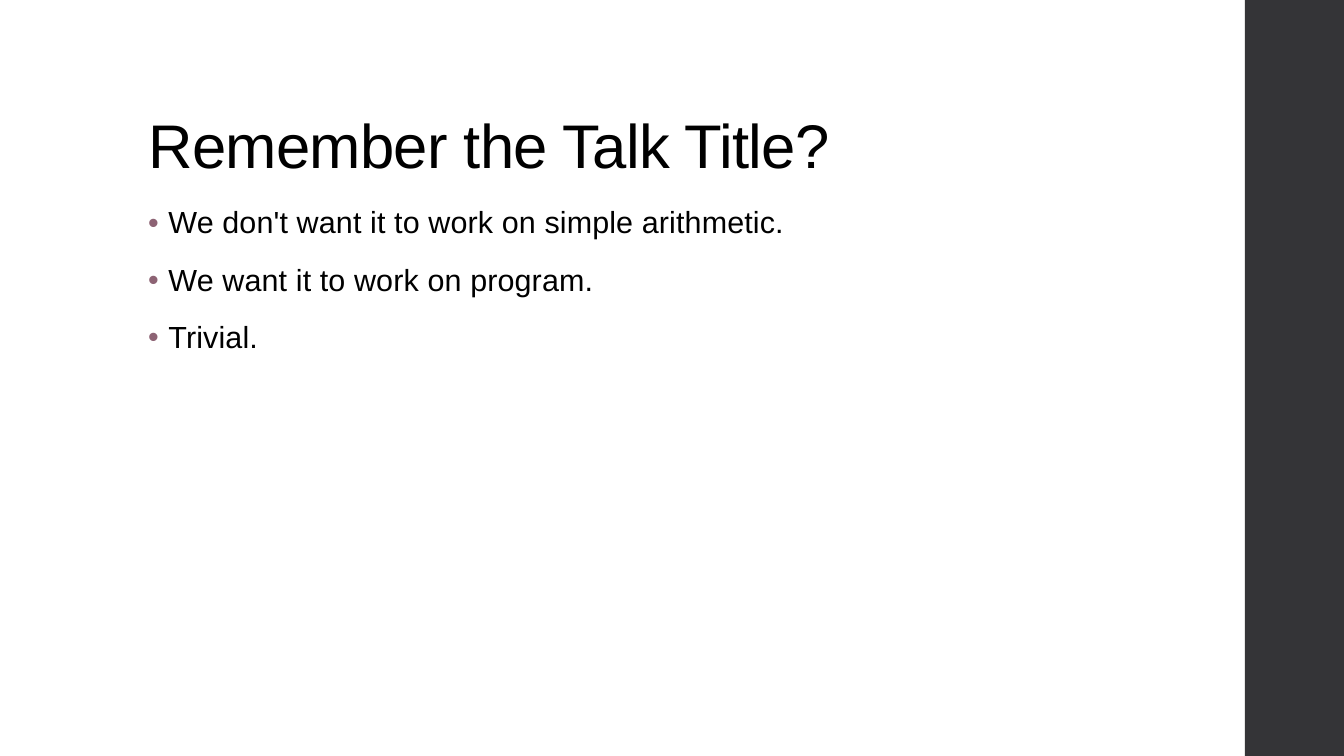
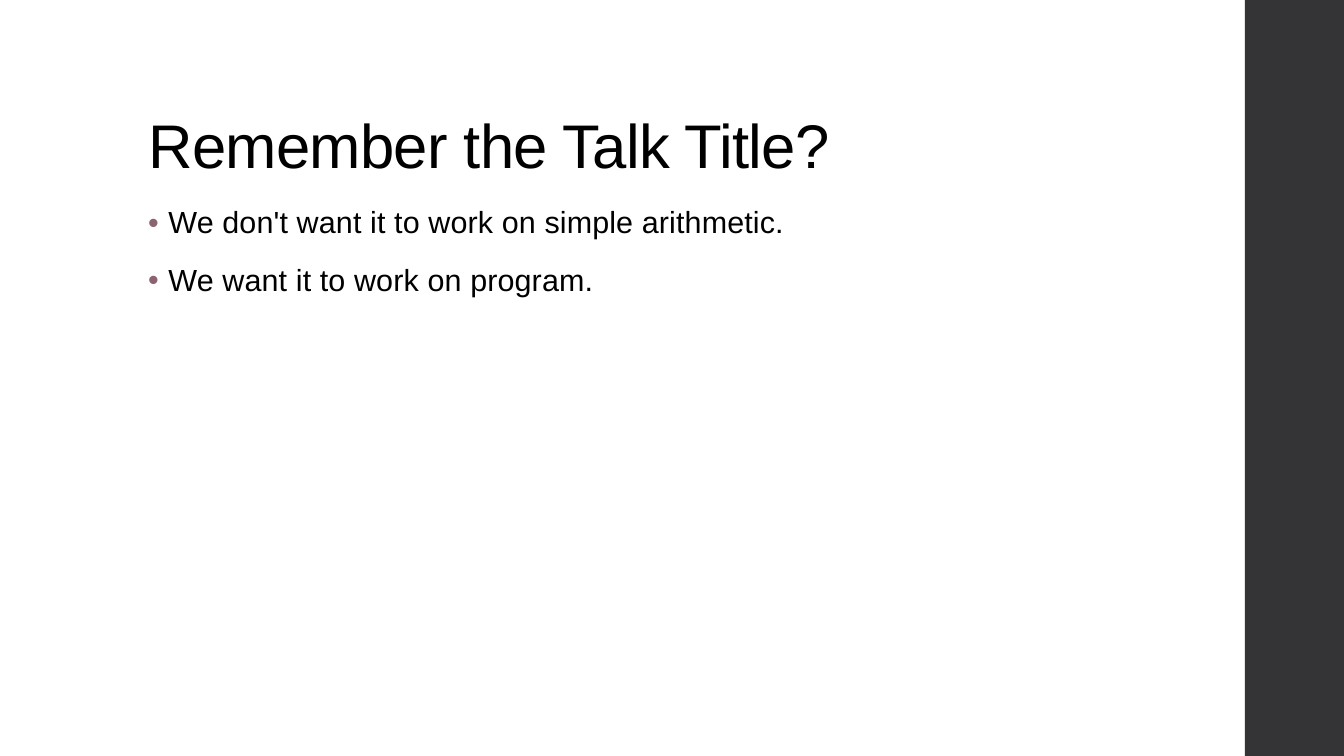
Before and after one commit to ThoughtWorksInc/DeepDarkFantasy, a slide deck: slide 15 of Talk.pptx. Drawn at 1344x756 pixels with LibreOffice and Linux fonts; fonts in the diff are those of the drawing. Boxes give left, top, right and bottom in pixels: in the first picture for what was removed or moved away, otherwise in the second. Text is boxed around its words. In the diff, an @@ line names an element or a change of style, - is before the commit and + after.

```diff
--- a/Talk.pptx
+++ b/Talk.pptx
@@ text at (x1=168, y1=326, x2=257, y2=349): paragraph removed @@
-• Trivial.
```
